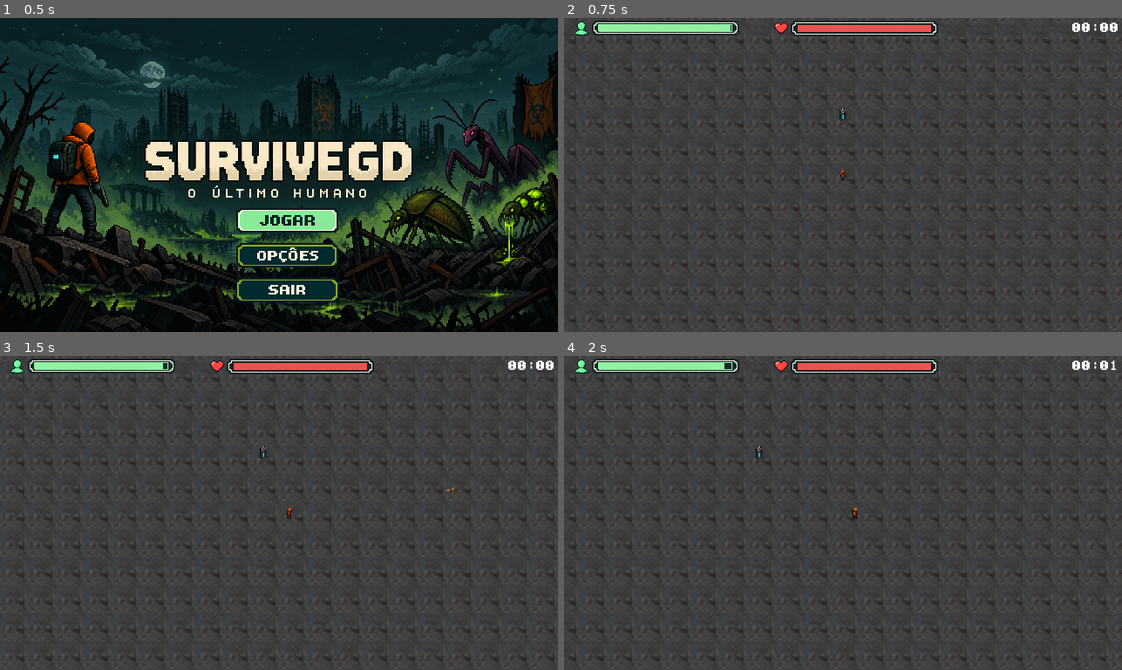
Above: before the commit, frames 1-4 (two rows, left to right).
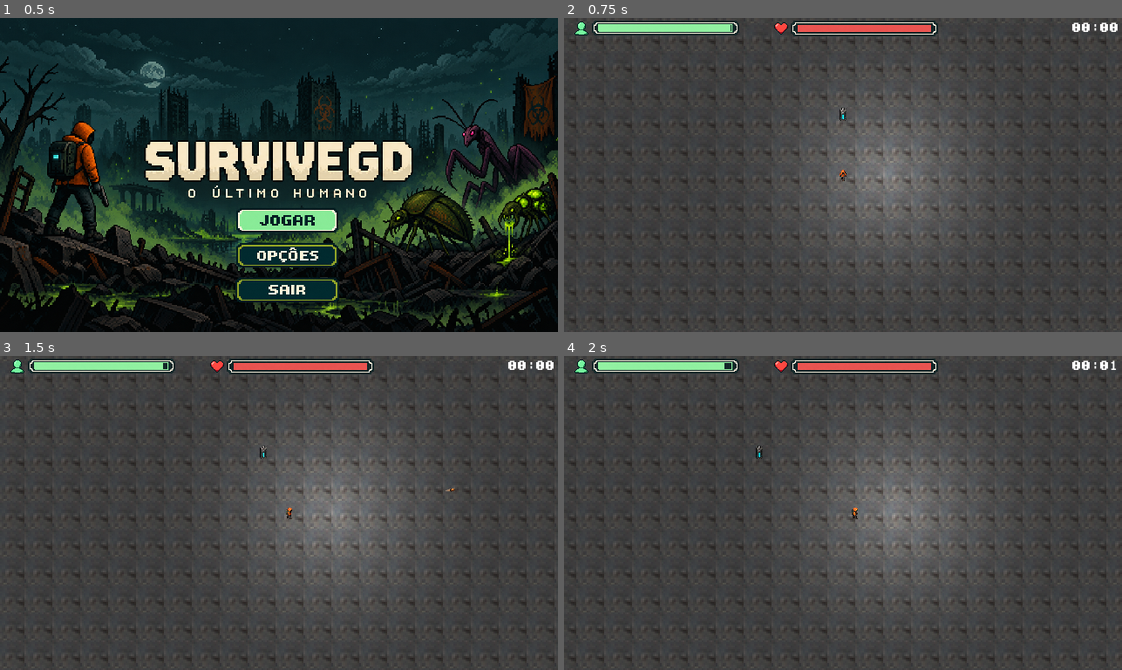
Above: after the commit, the same moments.

Repository: DevLucasOnly/DevLucasOnly-SurviveGD-Prototipo-de-Sobrevivencia-2D
Game: Godot game, scene res://scenes/main_menu.tscn
Same seed, same stepped clock (60 frames per second), same inputs: the game is played once before the commit and once after it.
Inputs (mouse positions are in pixels of both pictures, inside the frame that each line leads up to):
- Up to frame 1 (0.5 s): no input
- Up to frame 2 (0.75 s): click (848, 218) at 0.5 s
- Up to frame 3 (1.5 s): tap Enter at 1.25 s; move the mouse to (401, 497) at 1.27 s; press the mouse at (401, 497) at 1.28 s; hold D (move_right) from 1.28 s (still down)
- Up to frame 4 (2 s): keep holding D (move_right)

Frame 1 is identical in both runs. In frame 2, 8.2% of the frame differs, in the area x 43-72%, y 23-74%; in frame 3, 8.3%, in the area x 45-73%, y 23-74%; in frame 4, 8.2%.

Commit message:
Ajuste no ponto de iluminação

Diff:
--- a/scenes/Player.tscn
+++ b/scenes/Player.tscn
@@ -343,6 +343,18 @@
 damping_max = 100.00001
 color = Color(0.35251984, 0.037441414, 4.813075e-08, 1)
 
+[sub_resource type="Gradient" id="Gradient_mdl7e"]
+colors = PackedColorArray(1, 1, 1, 1, 0, 0, 0, 0)
+metadata/_snap_count = 2
+
+[sub_resource type="GradientTexture2D" id="GradientTexture2D_snp6e"]
+gradient = SubResource("Gradient_mdl7e")
+width = 256
+height = 256
+fill = 1
+fill_from = Vector2(0.59565216, 0.49565217)
+fill_to = Vector2(1, 0.5)
+
 [node name="Player" type="CharacterBody2D" unique_id=1449373304 groups=["jogador"]]
 motion_mode = 1
 script = ExtResource("1_i0ldb")
@@ -389,3 +401,6 @@
 one_shot = true
 explosiveness = 1.0
 process_material = SubResource("ParticleProcessMaterial_snp6e")
+
+[node name="PointLight2D" type="PointLight2D" parent="." unique_id=1966433158]
+texture = SubResource("GradientTexture2D_snp6e")
